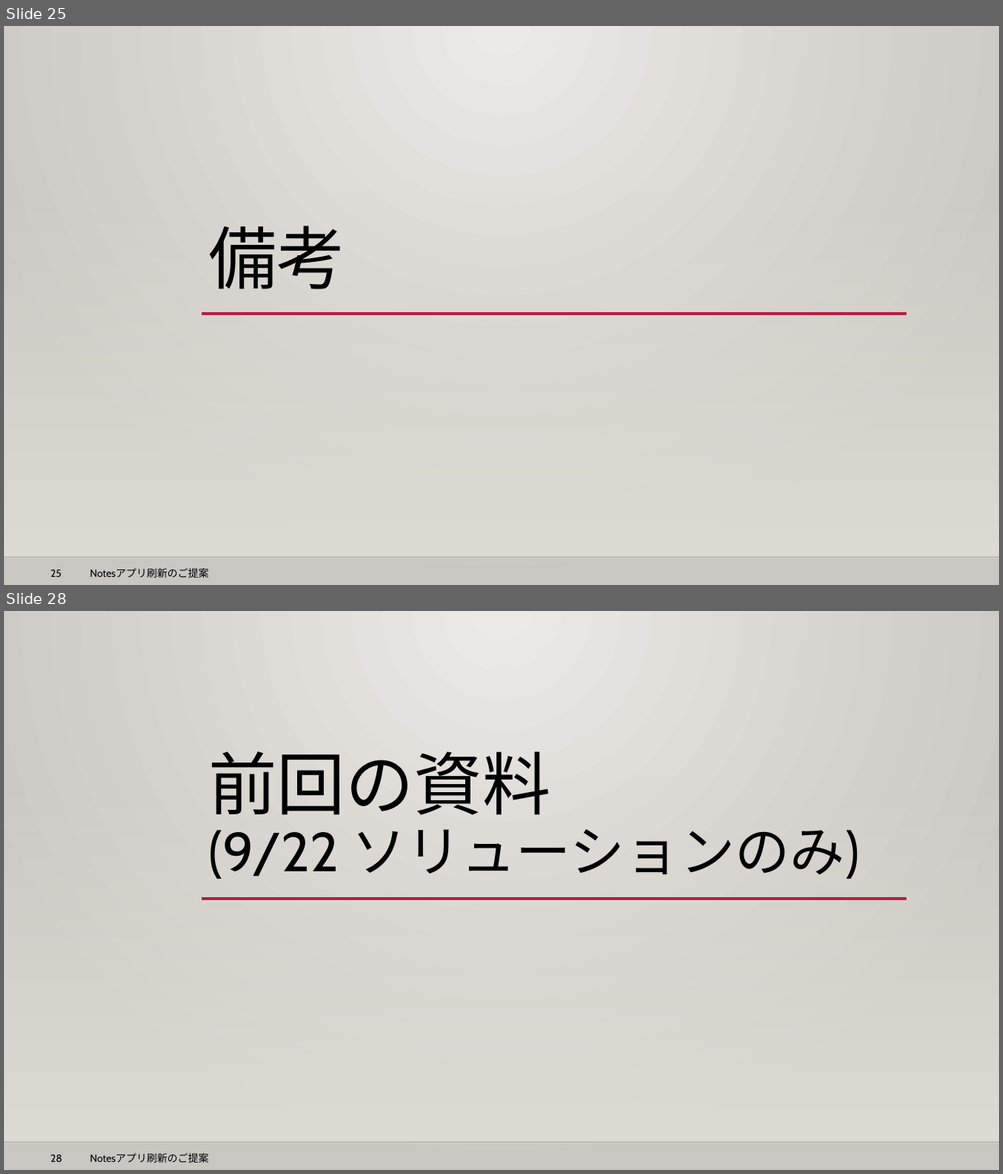
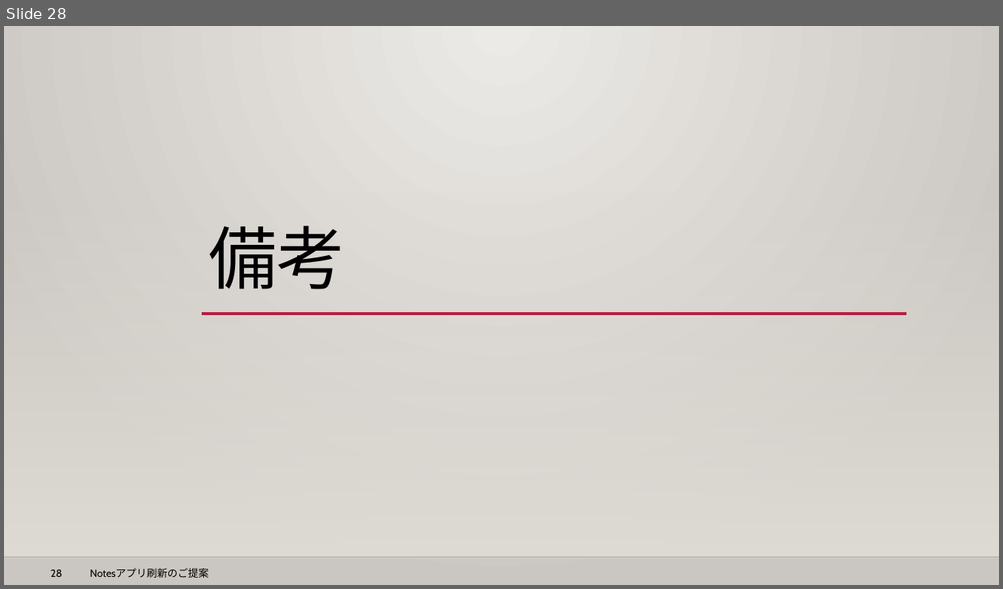
Before and after one commit to 0494938/Notes--CMS-Online, a slide deck: Notesアプリ刷新プロジェクト提案見積もり.v3.pptx. Shown one above the other, each under a label of ours: slides 25 and 28 before the commit, slide 28 after it; the slides between them are not shown. The pictures are 1003x1174 and 1003x589 pixels, drawn with LibreOffice and Linux fonts; fonts in the diff are those of the drawing; background and template pictures are left out. Boxes give left, top, right and bottom in pixels: in the first picture for what was removed or moved away, otherwise in the second. Text is boxed around its words. In the diff, an @@ line names an element or a change of style, - is before the commit and + after.

```diff
--- a/Notesアプリ刷新プロジェクト提案見積もり.v3.pptx
+++ b/Notesアプリ刷新プロジェクト提案見積もり.v3.pptx
@@ slide 28 removed at (x1=4, y1=611, x2=999, y2=1170), background gradient #ECEAE7 to #CAC7C1; not listed: 5 template elements that a slide beside it also shows @@
@@ title removed at (x1=209, y1=752, x2=859, y2=879) @@
-前回の資料
-(9/22 ソリューションのみ)
@@ what was slide 25 is now slide 28 @@
@@ page number at (x1=51, y1=570, x2=62, y2=577): text changed @@
-25
+28
```
Also in this commit, not shown: 10 slides changed, 2 slides added, 11 other slides removed.
